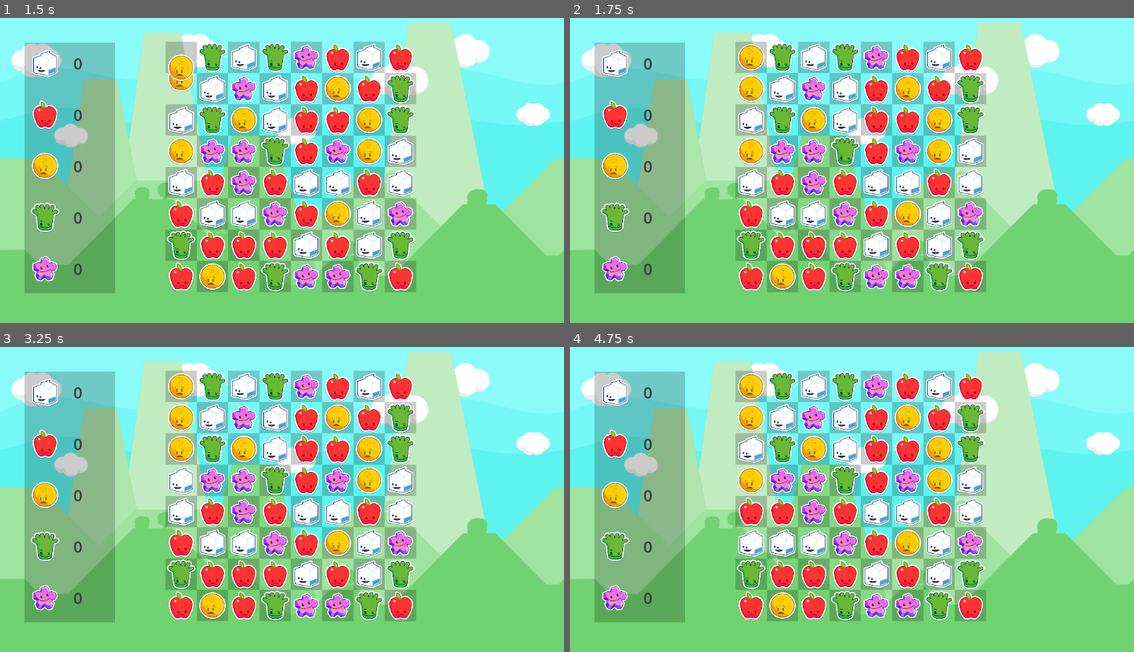
Above: before the commit, frames 1-4 (two rows, left to right).
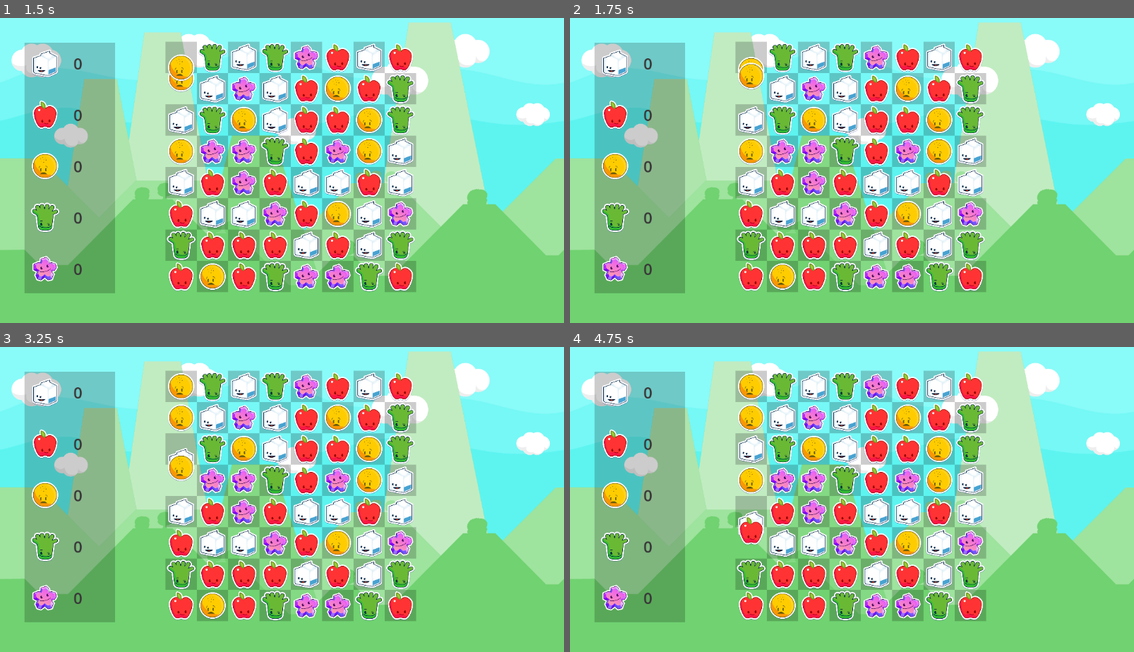
Above: after the commit, the same moments.

Repository: gitbrent/godot-match-3
Game: Godot game, scene res://game.tscn
Same seed, same stepped clock (60 frames per second), same inputs: the game is played once before the commit and once after it.
Inputs (mouse positions are in pixels of both pictures, inside the frame that each line leads up to):
- Up to frame 1 (1.5 s): tap Enter at 0.5 s; drag from (180, 57) to (338, 94) at 0.52 s; drag from (180, 88) to (253, 228) at 1.27 s
- Up to frame 2 (1.75 s): no input
- Up to frame 3 (3.25 s): move the mouse to (180, 447) at 2.02 s; click (180, 447) at 2.17 s; drag from (180, 481) to (112, 444) at 2.77 s
- Up to frame 4 (4.75 s): drag from (750, 511) to (880, 493) at 3.52 s; drag from (750, 542) to (767, 414) at 4.27 s

Frame 1 is identical in both runs. In frame 2, 0.7% of the frame differs, in the area x 29-35%, y 8-28%; in frame 3, 0.8%, in the area x 29-35%, y 29-49%; in frame 4, 0.8%.

Commit message:
added swap-back when no match

Diff:
--- a/game_board/GameBoard.gd
+++ b/game_board/GameBoard.gd
@@ -49,6 +49,30 @@
 
 # =========================================================
 
+func are_cells_adjacent(gemcell1:GemCell, gemcell2:GemCell) -> bool:
+	var cell1 = find_gem_indices(gemcell1)
+	var cell2 = find_gem_indices(gemcell2)
+	var col1 = cell1.column
+	var row1 = cell1.row
+	var col2 = cell2.column
+	var row2 = cell2.row
+
+	# Check if cells are in the same row and adjacent columns
+	if row1 == row2 and abs(col1 - col2) == 1:
+		return true
+
+	# Check if cells are in the same column and adjacent rows
+	if col1 == col2 and abs(row1 - row2) == 1:
+		return true
+
+	# Cells are not adjacent
+	return false
+
+func check_for_matches():
+	# Implement logic to check for matches
+	# Return true if a match is found, false otherwise
+	return false  # Placeholder
+
 func find_gem_indices(gem_cell:GemCell) -> Dictionary:
 	var parent_vbox = gem_cell.get_parent()  # Assuming direct parent is a VBoxContainer
 	var hbox = parent_vbox.get_parent()      # Assuming direct parent of VBox is the HBoxContainer
@@ -71,28 +95,47 @@
 	return {"column": vbox_index, "row": gem_index}
 
 func swap_gem_cells():
+	# A: signal game controller
 	emit_signal("gem_swapped") # play sound
-	# A: turn off anim/effects before moving
+
+	# B: turn off anim/effects before moving
 	selected_cell_1.play_selected_anim(false)
 	selected_cell_2.play_selected_anim(false)
-	# B: get position to restore to after move so tween flows
+
+	# C: get position to restore to after move so tween flows
 	var orig_pos_cell_1 = selected_cell_1.global_position
 	var orig_col_cell_1 = selected_cell_1.get_parent()
 	var orig_row_cell_1 = find_gem_indices(selected_cell_1).row
 	var orig_pos_cell_2 = selected_cell_2.global_position
 	var orig_col_cell_2 = selected_cell_2.get_parent()
 	var orig_row_cell_2 = find_gem_indices(selected_cell_2).row
-	# C: move card-1
-	orig_col_cell_1.remove_child(selected_cell_1)
-	orig_col_cell_2.add_child(selected_cell_1)
-	orig_col_cell_2.move_child(selected_cell_1, orig_row_cell_1)
-	# D: move card-2
-	orig_col_cell_2.remove_child(selected_cell_2)
-	orig_col_cell_1.add_child(selected_cell_2)
-	orig_col_cell_1.move_child(selected_cell_2, orig_row_cell_2)
-	# E: IMPORTANT: use deferred to allow changes above to render, then re-position and tween afterwards!
-	call_deferred("setup_tween", selected_cell_1, orig_pos_cell_1, orig_pos_cell_2)
-	call_deferred("setup_tween", selected_cell_2, orig_pos_cell_2, orig_pos_cell_1)
+
+	# D: swap gems, or swap back if no match
+	# NOTE: when they dont match, just tween-swap them (dont physially move the scenes, why bother?)
+	if check_for_matches():
+		# D1: swap gems
+		orig_col_cell_1.remove_child(selected_cell_1)
+		orig_col_cell_2.add_child(selected_cell_1)
+		orig_col_cell_2.move_child(selected_cell_1, orig_row_cell_1)
+		orig_col_cell_2.remove_child(selected_cell_2)
+		orig_col_cell_1.add_child(selected_cell_2)
+		orig_col_cell_1.move_child(selected_cell_2, orig_row_cell_2)
+
+		# D2: IMPORTANT: use deferred to allow changes above to render, then re-position and tween afterwards!
+		call_deferred("setup_tween", selected_cell_1, orig_pos_cell_1, orig_pos_cell_2)
+		call_deferred("setup_tween", selected_cell_2, orig_pos_cell_2, orig_pos_cell_1)
+	else:
+		# Tween to each other's positions
+		call_deferred("setup_tween", selected_cell_1, orig_pos_cell_1, orig_pos_cell_2)
+		call_deferred("setup_tween", selected_cell_2, orig_pos_cell_2, orig_pos_cell_1)
+		# Wait for the first tween to complete
+		await get_tree().create_timer(0.25).timeout
+		# Then swap them right back
+		call_deferred("swap_back", selected_cell_1, selected_cell_2, orig_pos_cell_1, orig_pos_cell_2)
+
+func swap_back(gem_cell_1, gem_cell_2, pos_cell_1, pos_cell_2):
+	setup_tween(gem_cell_1, gem_cell_1.global_position, pos_cell_1)
+	setup_tween(gem_cell_2, gem_cell_2.global_position, pos_cell_2)
 
 func setup_tween(gem_cell:GemCell, start_pos:Vector2, end_pos:Vector2):
 	gem_cell.global_position = start_pos  # Set initial position right before tweening
@@ -104,25 +147,6 @@
 	#print("[TWEEN-COMPLETE]: ", gem_cell)
 	selected_cell_1 = null
 	selected_cell_2 = null
-
-func are_cells_adjacent(gemcell1:GemCell, gemcell2:GemCell) -> bool:
-	var cell1 = find_gem_indices(gemcell1)
-	var cell2 = find_gem_indices(gemcell2)
-	var col1 = cell1.column
-	var row1 = cell1.row
-	var col2 = cell2.column
-	var row2 = cell2.row
-
-	# Check if cells are in the same row and adjacent columns
-	if row1 == row2 and abs(col1 - col2) == 1:
-		return true
-
-	# Check if cells are in the same column and adjacent rows
-	if col1 == col2 and abs(row1 - row2) == 1:
-		return true
-
-	# Cells are not adjacent
-	return false
 
 # =========================================================
 
